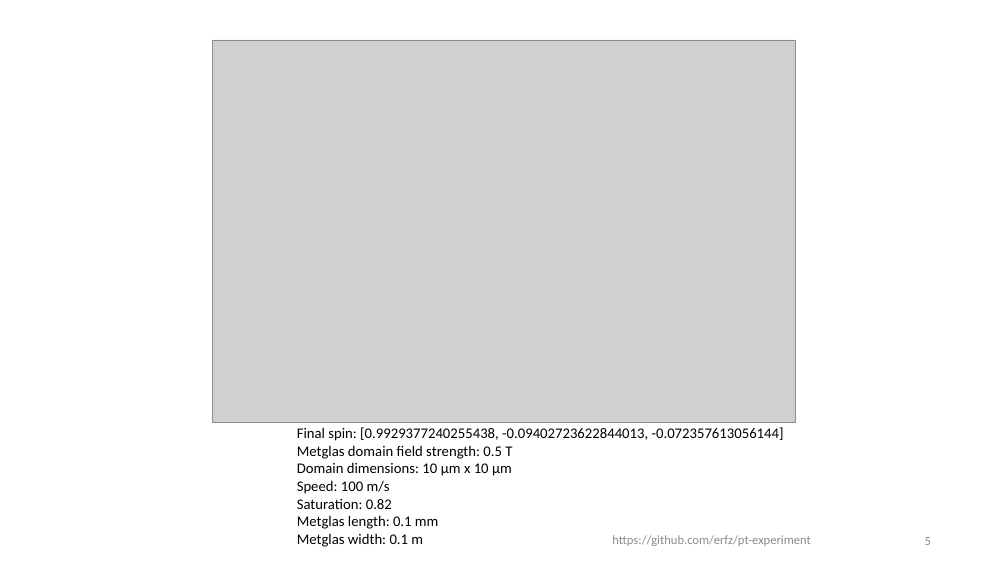
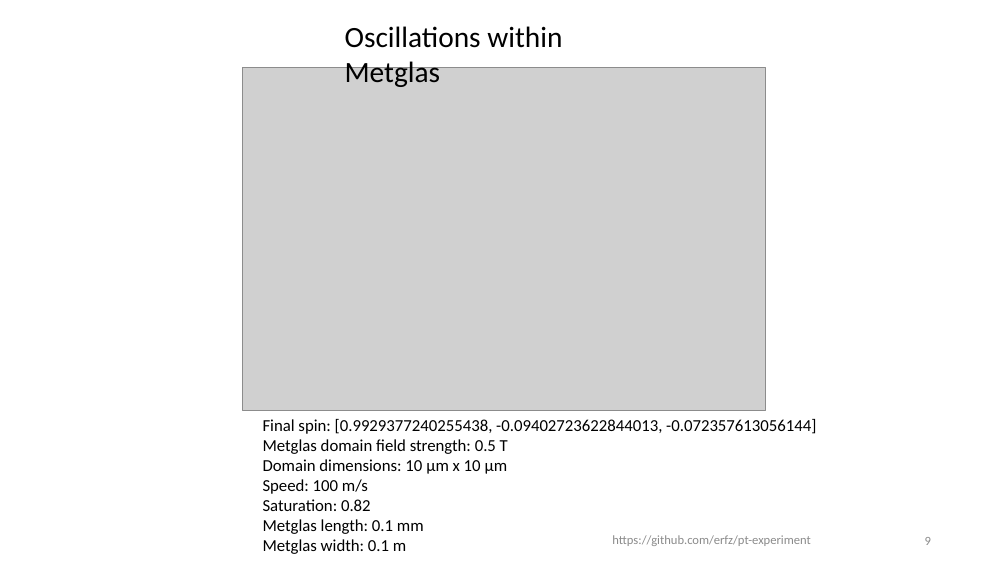
Before and after one commit to erfz/pt-experiment, a slide deck: slide 9 of ucn presentation 7-9.pptx (slide 5 before the commit). Drawn at 1008x567 pixels with LibreOffice and Linux fonts; fonts in the diff are those of the drawing; grey boxes stand for pictures. Boxes give left, top, right and bottom in pixels: in the first picture for what was removed or moved away, otherwise in the second. Text is boxed around its words. In the diff, an @@ line names an element or a change of style, - is before the commit and + after.

Commit message:
Add images and latest slides

```diff
--- a/ucn presentation 7-9.pptx
+++ b/ucn presentation 7-9.pptx
@@ text added at (345, 26, 562, 87), 28 pt, text #000000 @@
+Oscillations within Metglas
@@ picture: place and size @@
-picture at (212, 40, 796, 423)
+picture at (242, 67, 765, 411)
@@ text "Final spin: [0.9929377240255438, -0.09402723622844013, -0.07 ...": place and size @@
-text "Final spin: [0.9929377240255438, -0.09402723622844013, -0.07 ..." at (297, 427, 784, 547)
+text "Final spin: [0.9929377240255438, -0.09402723622844013, -0.07 ..." at (263, 419, 816, 554)
@@ text "Final spin: [0.9929377240255438, -0.09402723622844013, -0.07 ..." at (263, 419, 816, 554): size 14 to 16 pt @@
```
Also in this commit, not shown: 5 other slides changed, 7 slides added, 5 other files.
